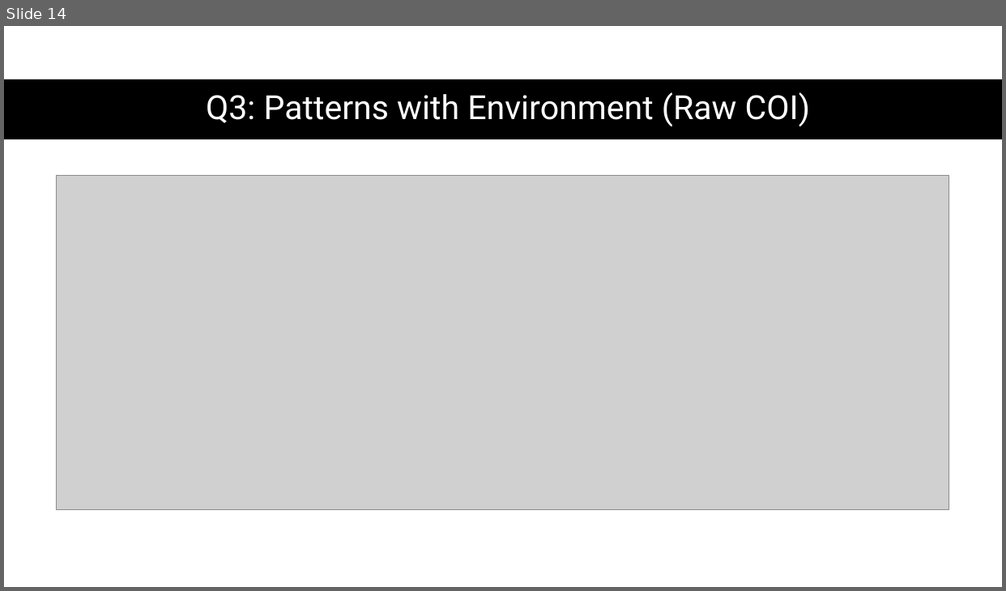
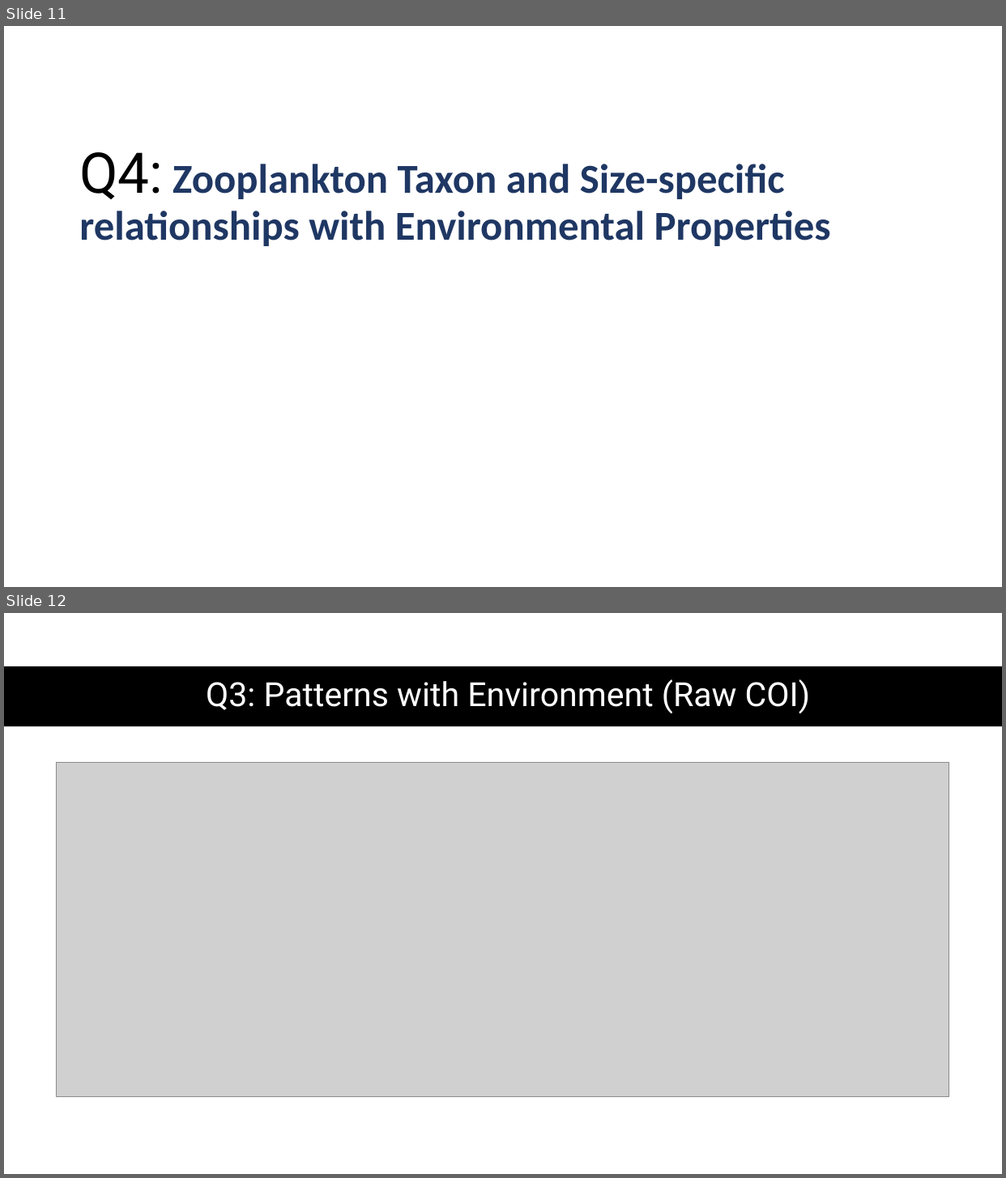
Before and after one commit to DanteCapone/cceZoopPatterns, a slide deck: drafts/powerpoint_plots.pptx. Shown one above the other, each under a label of ours: slide 14 before the commit, slides 11 and 12 after it. The pictures are 1006x591 and 1006x1178 pixels, drawn with LibreOffice and Linux fonts; fonts in the diff are those of the drawing; grey boxes stand for pictures. Boxes give left, top, right and bottom in pixels: in the first picture for what was removed or moved away, otherwise in the second. Text is boxed around its words. In the diff, an @@ line names an element or a change of style, - is before the commit and + after.

```diff
--- a/drafts/powerpoint_plots.pptx
+++ b/drafts/powerpoint_plots.pptx
@@ slide 11 added at (4, 26, 1002, 587), background #FFFFFF @@
@@ title added at (79, 152, 831, 246), 39.6 pt, text #1F3763, bold @@
+Q4: Zooplankton Taxon and Size-specific relationships with Environmental Properties
@@ what was slide 14 is now slide 12 @@
```
Also in this commit, not shown: 6 slides changed, 6 other slides added, 7 slides removed, 21 other files.
